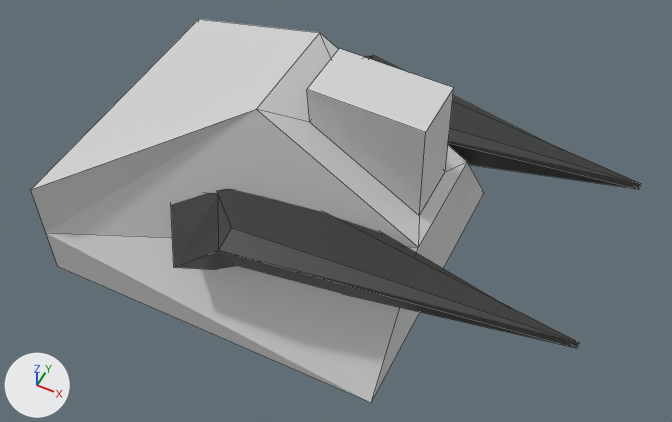
A saved change to the Blender file space/dragonfly/Assets/AA2.blend.
Both versions are drawn from a 50 mm lens placed at (2.05, -3.42, 4.38), pointed at (0.56, -0.46, 0.68). Every picture has the same lights, and +X, +Y and +Z are marked at lower left. Mesh edges are drawn as thin lines.
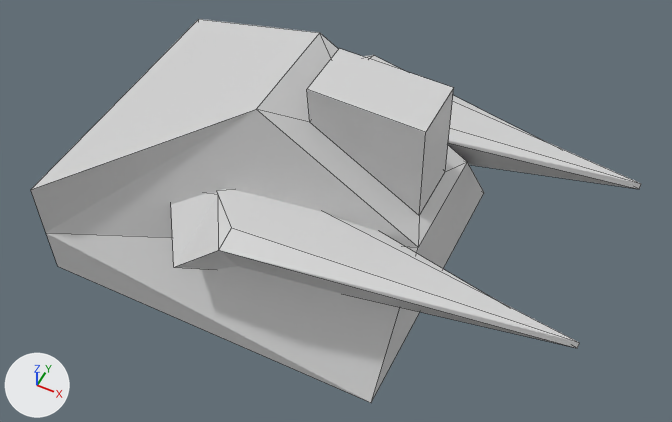
What differs and where, as boxes [x1, y1, x2, y2] in the pictures (672 x 422 px):
'Cube.025', recoloured
    both: [171, 189, 580, 348]
'Cube.024', recoloured (black to white)
    both: [363, 55, 641, 189]

Patch to the scene script:
```diff
--- a/space/dragonfly/Assets/AA2.blend.py
+++ b/space/dragonfly/Assets/AA2.blend.py
@@ me_cube_032 @@
 me_cube_032.from_pydata(...)  # 12 vertices, 10 faces; spans x -0.36..1.83, y -0.3..0.3, z -0.36..0.2
-me_cube_032.materials.append(mat_material_006)  # black #363636
+me_cube_032.materials.append(mat_material_007)  # light grey #d5d5d5
@@ me_cube_031 @@
 me_cube_031.from_pydata(...)  # 12 vertices, 10 faces; spans x -0.36..1.83, y -0.3..0.3, z -0.36..0.2
-me_cube_031.materials.append(mat_material_006)  # black #363636
+me_cube_031.materials.append(mat_material_007)  # light grey #d5d5d5
```
